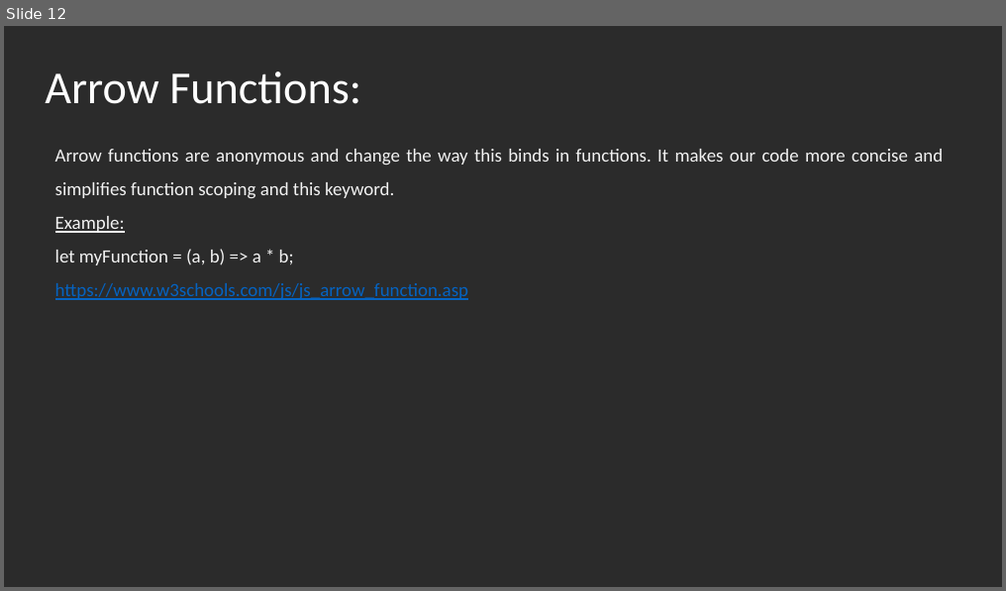
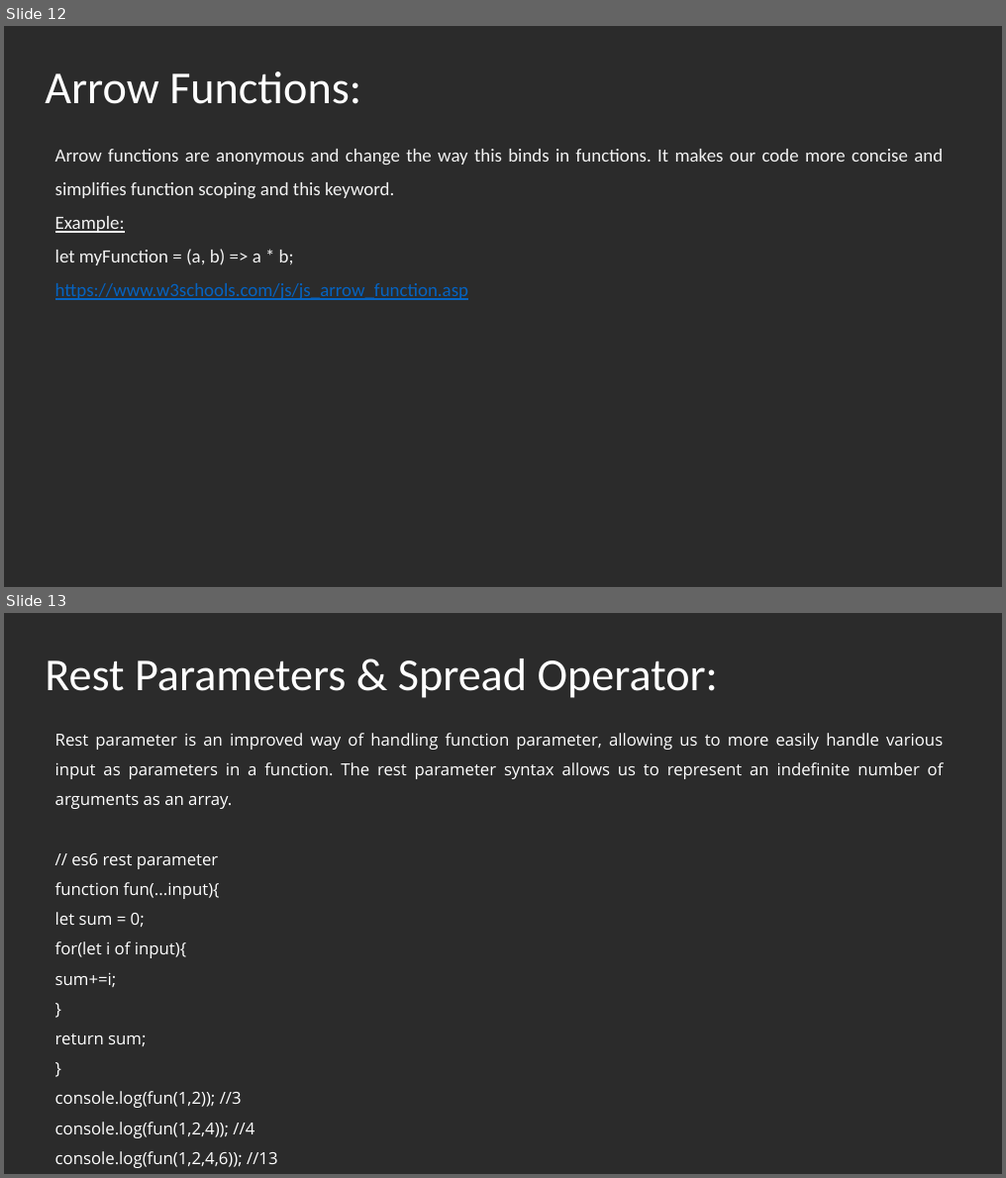
Before and after one commit to srinivasVelamala/HTML5AdvJSReact, a slide deck: AdvanceJSandTS/AdvJSandTS.pptx. Shown one above the other, each under a label of ours: slide 12 before the commit, slides 12 and 13 after it. The pictures are 1006x591 and 1006x1178 pixels, drawn with LibreOffice and Linux fonts; fonts in the diff are those of the drawing; background and template pictures are left out; a plain dark background stands for a picture behind light text. Boxes give left, top, right and bottom in pixels: in the first picture for what was removed or moved away, otherwise in the second. Text is boxed around its words. In the diff, an @@ line names an element or a change of style, - is before the commit and + after.

```diff
--- a/AdvanceJSandTS/AdvJSandTS.pptx
+++ b/AdvanceJSandTS/AdvJSandTS.pptx
@@ slide 13 added at bbox=[4, 613, 1002, 1174], background picture (left out) @@
@@ text added at bbox=[45, 659, 718, 698], 44 pt, text #FFFFFF @@
+Rest Parameters & Spread Operator:
@@ text added at bbox=[55, 733, 944, 1168], 16 pt, text #FFFFFF @@
+Rest parameter is an improved way of handling function parameter, allowing us to more easily handle various input as parameters in a function. The rest parameter syntax allows us to represent an indefinite number of arguments as an array.
+// es6 rest parameter
+function fun(...input){
+let sum = 0;
+for(let i of input){
+sum+=i;
+}
+return sum;
+}
+console.log(fun(1,2)); //3
+console.log(fun(1,2,4)); //4
+console.log(fun(1,2,4,6)); //13
```
Also in this commit, not shown: 1 slide changed, 1 other slide added, 3 other files.
